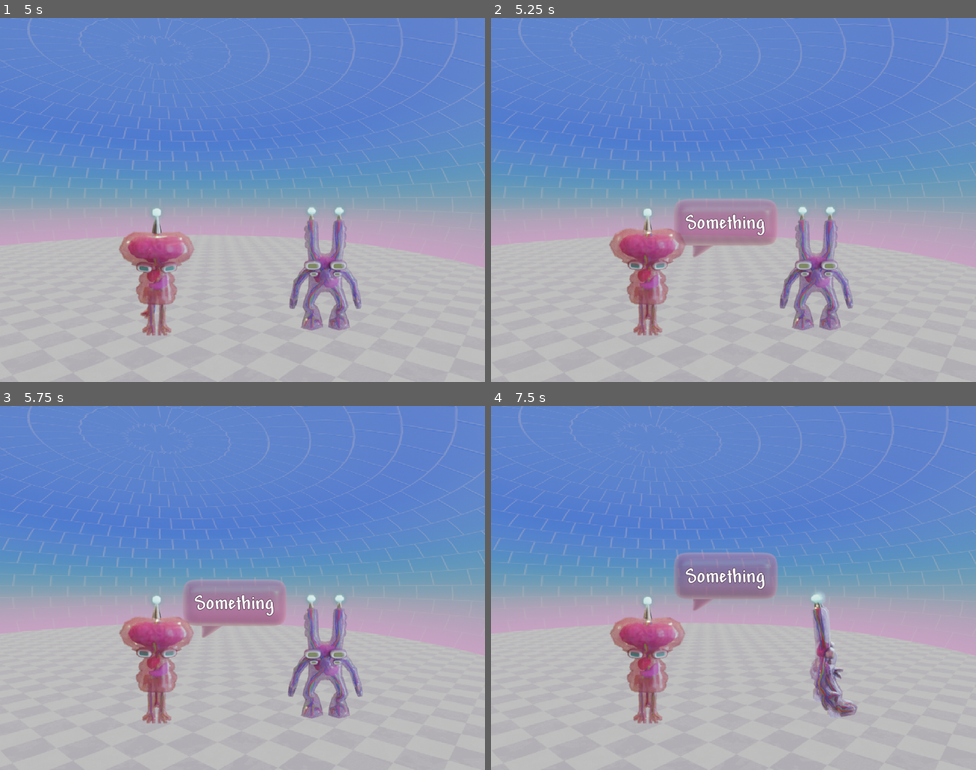
Above: before the commit, frames 1-4 (two rows, left to right).
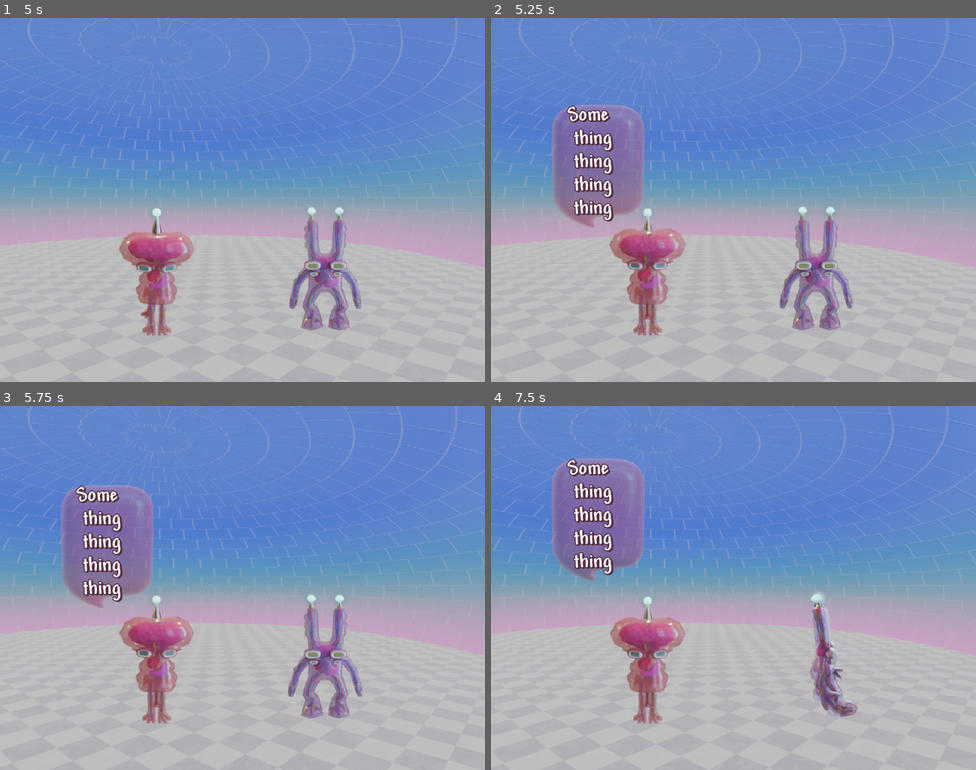
Above: after the commit, the same moments.

Repository: goudreinette/specimenz
Game: Godot game, scene res://rooms/comms_room/communications_room.tscn
The game is run twice, just before and just after one commit, with the same random seed, the same clock (stepped at 60 frames per second) and the same inputs. This scene is started directly instead of the project's main scene.
Inputs (mouse positions are in pixels of both pictures, inside the frame that each line leads up to):
- Up to frame 1 (5 s): tap Enter (ui_accept) at 0.5, 0.77, 3.77 s; move the mouse to (349, 181) at 0.52 s; click (349, 181) at 0.67 s; drag from (145, 218) to (218, 272) at 1.27 s; move the mouse to (291, 119) at 2.02 s; click (291, 119) at 2.17 s; drag from (218, 272) to (97, 145) at 2.77 s; move the mouse to (388, 254) at 3.52 s; click (388, 254) at 3.67 s; drag from (97, 145) to (169, 109) at 4.27 s
- Up to frame 2 (5.25 s): move the mouse to (757, 200) at 5.02 s; click (757, 200) at 5.17 s
- Up to frame 3 (5.75 s): no input
- Up to frame 4 (7.5 s): drag from (660, 497) to (636, 606) at 5.77 s; move the mouse to (840, 569) at 6.52 s; click (840, 569) at 6.67 s; tap Enter (ui_accept) at 6.77 s; drag from (636, 606) to (709, 660) at 7.27 s

Frame 1 is identical in both runs. In frame 2, 8.0% of the frame differs, in the area x 12-59%, y 23-66%; in frame 3, 8.1%; in frame 4, 8.4%, in the area x 12-60%, y 14-57%.

Commit message:
bubble improvements!

Diff:
--- a/bubbles/pipettebubble.tscn
+++ b/bubbles/pipettebubble.tscn
@@ -1,5 +1,6 @@
 [gd_scene format=3 uid="uid://dktk6we34mcqp"]
 
+[ext_resource type="Texture2D" uid="uid://c0bq221b0lfx7" path="res://bubbles/pipettebubble.png" id="1_5lu65"]
 [ext_resource type="Script" uid="uid://yrckqn3ljddj" path="res://bubbles/SpeachBubble.gd" id="1_ae871"]
 [ext_resource type="Texture2D" uid="uid://pff8xu4odxy6" path="res://bubbles/pipettebubbletail-crop.png" id="2_nw034"]
 [ext_resource type="Texture2D" uid="uid://bo4aby7h8rp2n" path="res://bubbles/pipettebubbletex.png" id="3_1j2hc"]
@@ -7,10 +8,46 @@
 
 [sub_resource type="Animation" id="Animation_ae871"]
 length = 0.001
+tracks/0/type = "value"
+tracks/0/imported = false
+tracks/0/enabled = true
+tracks/0/path = NodePath("MarginContainer:offset_transform_scale")
+tracks/0/interp = 1
+tracks/0/loop_wrap = true
+tracks/0/keys = {
+"times": PackedFloat32Array(0),
+"transitions": PackedFloat32Array(1),
+"update": 0,
+"values": [Vector2(1, 1)]
+}
 
 [sub_resource type="Animation" id="Animation_5gasc"]
 resource_name = "in"
 step = 0.1
+tracks/0/type = "value"
+tracks/0/imported = false
+tracks/0/enabled = true
+tracks/0/path = NodePath("MarginContainer/OpacityContainer:scale")
+tracks/0/interp = 1
+tracks/0/loop_wrap = true
+tracks/0/keys = {
+"times": PackedFloat32Array(),
+"transitions": PackedFloat32Array(),
+"update": 0,
+"values": []
+}
+tracks/1/type = "value"
+tracks/1/imported = false
+tracks/1/enabled = true
+tracks/1/path = NodePath("MarginContainer:offset_transform_scale")
+tracks/1/interp = 1
+tracks/1/loop_wrap = true
+tracks/1/keys = {
+"times": PackedFloat32Array(0, 0.19999999),
+"transitions": PackedFloat32Array(0.17075506, 0.17075506),
+"update": 0,
+"values": [Vector2(0, 0), Vector2(1, 1)]
+}
 
 [sub_resource type="AnimationLibrary" id="AnimationLibrary_nw034"]
 _data = {
@@ -25,7 +62,8 @@
 libraries/ = SubResource("AnimationLibrary_nw034")
 autoplay = &"in"
 
-[node name="MarginContainer" type="MarginContainer" parent="." unique_id=1585370056]
+[node name="MarginContainerr" type="MarginContainer" parent="." unique_id=1585370056]
+visible = false
 anchors_preset = 2
 anchor_top = 1.0
 anchor_bottom = 1.0
@@ -39,10 +77,10 @@
 theme_override_constants/margin_right = 28
 theme_override_constants/margin_bottom = 0
 
-[node name="OpacityContainer" type="MarginContainer" parent="MarginContainer" unique_id=1558345921]
+[node name="OpacityContainer" type="MarginContainer" parent="MarginContainerr" unique_id=1558345921]
 layout_mode = 2
 
-[node name="Poopybubbletail" type="TextureRect" parent="MarginContainer/OpacityContainer" unique_id=2117137563]
+[node name="Poopybubbletail" type="TextureRect" parent="MarginContainerr/OpacityContainer" unique_id=2117137563]
 modulate = Color(1, 1, 1, 0.5568628)
 layout_mode = 2
 size_flags_horizontal = 0
@@ -51,7 +89,7 @@
 offset_transform_position = Vector2(37, 26)
 texture = ExtResource("2_nw034")
 
-[node name="NinePatchRect" type="NinePatchRect" parent="MarginContainer/OpacityContainer" unique_id=1894965505]
+[node name="NinePatchRect" type="NinePatchRect" parent="MarginContainerr/OpacityContainer" unique_id=1894965505]
 modulate = Color(1, 1, 1, 0.52156866)
 layout_mode = 2
 texture = ExtResource("3_1j2hc")
@@ -61,7 +99,7 @@
 patch_margin_right = 48
 patch_margin_bottom = 24
 
-[node name="MarginContainer" type="MarginContainer" parent="MarginContainer" unique_id=2000297366]
+[node name="MarginContainer" type="MarginContainer" parent="MarginContainerr" unique_id=2000297366]
 layout_mode = 2
 offset_transform_enabled = true
 theme_override_constants/margin_left = 25
@@ -69,7 +107,7 @@
 theme_override_constants/margin_right = 27
 theme_override_constants/margin_bottom = 19
 
-[node name="Label" type="Label" parent="MarginContainer/MarginContainer" unique_id=463327652]
+[node name="Label" type="Label" parent="MarginContainerr/MarginContainer" unique_id=463327652]
 layout_mode = 2
 offset_transform_enabled = true
 offset_transform_position = Vector2(0, 3)
@@ -80,3 +118,65 @@
 theme_override_fonts/font = ExtResource("4_1j2hc")
 theme_override_font_sizes/font_size = 40
 text = "hello"
+
+[node name="MarginContainer" type="MarginContainer" parent="." unique_id=266353423]
+anchors_preset = 2
+anchor_top = 1.0
+anchor_bottom = 1.0
+offset_left = -235.0
+offset_top = -194.0
+offset_right = 89.0
+offset_bottom = -59.0
+grow_vertical = 0
+offset_transform_enabled = true
+theme_override_constants/margin_left = 39
+theme_override_constants/margin_top = 9
+theme_override_constants/margin_right = 61
+theme_override_constants/margin_bottom = 1
+
+[node name="OpacityContainer" type="MarginContainer" parent="MarginContainer" unique_id=1964260973]
+layout_mode = 2
+
+[node name="Poopybubbletail" type="TextureRect" parent="MarginContainer/OpacityContainer" unique_id=1932146750]
+visible = false
+modulate = Color(1, 1, 1, 0.5568628)
+layout_mode = 2
+size_flags_horizontal = 0
+size_flags_vertical = 8
+offset_transform_enabled = true
+offset_transform_position = Vector2(37, 26)
+texture = ExtResource("2_nw034")
+
+[node name="NinePatchRect" type="NinePatchRect" parent="MarginContainer/OpacityContainer" unique_id=258284393]
+modulate = Color(1, 1, 1, 0.52156866)
+layout_mode = 2
+texture = ExtResource("1_5lu65")
+region_rect = Rect2(0, -21.016663, 328, 169.16418)
+patch_margin_left = 128
+patch_margin_top = 68
+patch_margin_right = 96
+patch_margin_bottom = 81
+
+[node name="MarginContainer" type="MarginContainer" parent="MarginContainer" unique_id=974959593]
+layout_mode = 2
+offset_transform_enabled = true
+theme_override_constants/margin_left = 37
+theme_override_constants/margin_top = 21
+theme_override_constants/margin_right = 67
+theme_override_constants/margin_bottom = 40
+
+[node name="Label" type="Label" parent="MarginContainer/MarginContainer" unique_id=1682889102]
+layout_mode = 2
+offset_transform_enabled = true
+offset_transform_position = Vector2(0, 3)
+theme_override_colors/font_shadow_color = Color(0.32, 0.1792, 0.25429332, 1)
+theme_override_colors/font_outline_color = Color(0.32156864, 0.18039216, 0.25490198, 1)
+theme_override_constants/line_spacing = 0
+theme_override_constants/shadow_offset_x = 3
+theme_override_constants/shadow_offset_y = 2
+theme_override_constants/outline_size = 8
+theme_override_constants/shadow_outline_size = 4
+theme_override_fonts/font = ExtResource("4_1j2hc")
+theme_override_font_sizes/font_size = 40
+text = "helloeggggggggggggggggggggggg"
+justification_flags = 162
--- a/bubbles/poopybubble.tscn
+++ b/bubbles/poopybubble.tscn
@@ -1,10 +1,10 @@
 [gd_scene format=3 uid="uid://du4e1yyx1hq22"]
 
 [ext_resource type="Script" uid="uid://yrckqn3ljddj" path="res://bubbles/SpeachBubble.gd" id="1_4s25s"]
-[ext_resource type="Texture2D" uid="uid://bidf6eg2yh2w6" path="res://bubbles/poopybubble.png" id="1_8kmmo"]
+[ext_resource type="Texture2D" uid="uid://bidf6eg2yh2w6" path="res://bubbles/poopybubble-old.png" id="1_8kmmo"]
 [ext_resource type="Texture2D" uid="uid://dim5pjp8csxxc" path="res://bubbles/poopybubbletail-crop.png" id="3_0hw5c"]
-[ext_resource type="Texture2D" uid="uid://diank45a1g3dq" path="res://bubbles/poopybubbletex-squish-new.png" id="3_nj2ao"]
 [ext_resource type="FontFile" uid="uid://de6y7ndjmxd6a" path="res://bubbles/Andy Bold.ttf" id="3_vmxin"]
+[ext_resource type="Texture2D" uid="uid://cow1jhsy6vjs4" path="res://bubbles/poopybubble.png" id="4_hurk1"]
 
 [sub_resource type="Animation" id="Animation_ae871"]
 length = 0.001
@@ -72,20 +72,23 @@
 anchors_preset = 2
 anchor_top = 1.0
 anchor_bottom = 1.0
-offset_left = -171.0
-offset_top = -144.0
-offset_right = 4.0
-offset_bottom = -39.0
+offset_left = -2.0
+offset_top = -212.0
+offset_right = 240.0
+offset_bottom = -21.0
 grow_vertical = 0
-theme_override_constants/margin_left = 15
+offset_transform_position = Vector2(100, 0)
+theme_override_constants/margin_left = 0
 theme_override_constants/margin_top = 9
-theme_override_constants/margin_right = 28
+theme_override_constants/margin_right = 38
 theme_override_constants/margin_bottom = 0
 
 [node name="OpacityContainer" type="MarginContainer" parent="MarginContainer" unique_id=29117490]
 layout_mode = 2
+offset_transform_enabled = true
 
 [node name="Poopybubbletail" type="TextureRect" parent="MarginContainer/OpacityContainer" unique_id=1508901480]
+visible = false
 modulate = Color(1, 1, 1, 0.5568628)
 layout_mode = 2
 size_flags_horizontal = 0
@@ -97,27 +100,30 @@
 [node name="NinePatchRect" type="NinePatchRect" parent="MarginContainer/OpacityContainer" unique_id=1904940913]
 modulate = Color(1, 1, 1, 0.52156866)
 layout_mode = 2
-texture = ExtResource("3_nj2ao")
-region_rect = Rect2(0, 48, 128, 80)
-patch_margin_left = 48
-patch_margin_top = 24
-patch_margin_right = 48
-patch_margin_bottom = 24
+texture = ExtResource("4_hurk1")
+region_rect = Rect2(-14, -41.365536, 350, 207.68958)
+patch_margin_left = 56
+patch_margin_top = 84
+patch_margin_right = 147
+patch_margin_bottom = 98
 
 [node name="MarginContainer" type="MarginContainer" parent="MarginContainer" unique_id=1047537158]
 layout_mode = 2
 offset_transform_enabled = true
-theme_override_constants/margin_left = 25
+theme_override_constants/margin_left = 39
 theme_override_constants/margin_top = 21
-theme_override_constants/margin_right = 27
+theme_override_constants/margin_right = 57
 theme_override_constants/margin_bottom = 19
 
 [node name="Label" type="Label" parent="MarginContainer/MarginContainer" unique_id=984553103]
 layout_mode = 2
 offset_transform_enabled = true
-offset_transform_position = Vector2(0, 3)
-theme_override_colors/font_outline_color = Color(0.20182875, 0.09940275, 0.17749885, 1)
+offset_transform_position = Vector2(0, -7)
+theme_override_colors/font_shadow_color = Color(0.29411766, 0.18039216, 0.32156864, 1)
+theme_override_colors/font_outline_color = Color(0.29411766, 0.18039216, 0.32156864, 1)
 theme_override_constants/line_spacing = 0
+theme_override_constants/shadow_offset_x = 3
+theme_override_constants/shadow_offset_y = 2
 theme_override_constants/outline_size = 3
 theme_override_constants/shadow_outline_size = 4
 theme_override_fonts/font = ExtResource("3_vmxin")
--- a/rooms/comms_room/conversation_1.gd
+++ b/rooms/comms_room/conversation_1.gd
@@ -10,7 +10,7 @@
 
 func _ready():
 	await pause(5)
-	pipette.say("Something")
+	pipette.say("Some \n thing\n thing\n thing\n thing")
 	await pause(5)
 	pipette.say("Blablblabllbalblblablalbalblabla")
 	await pause(5)
Binary file added: bubbles/pipettebubble-old.png
Not shown, changed: bubbles/pipettebubble-old.png.import
Not shown, changed: bubbles/pipettebubble.png.import
Binary file added: bubbles/poopybubble-old.png
Not shown, changed: bubbles/poopybubble-old.png.import
Binary file changed: bubbles/poopybubble.png
